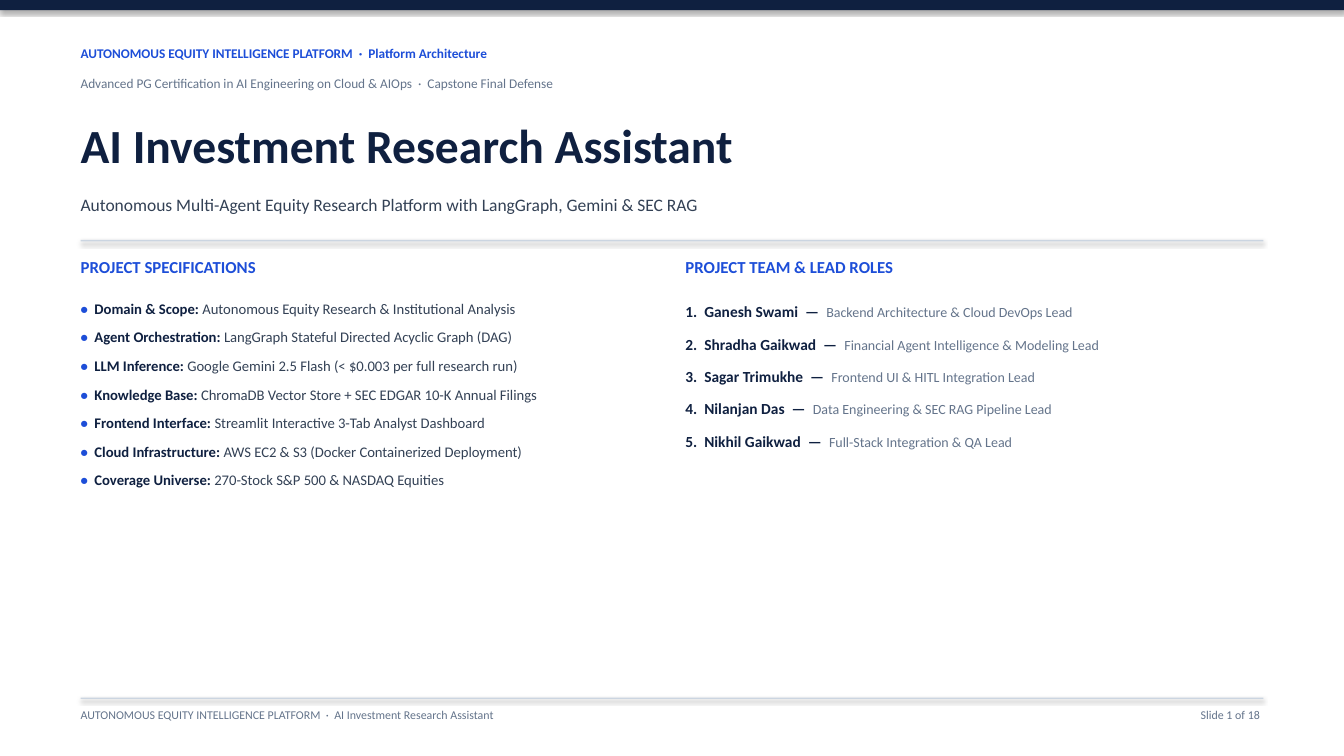
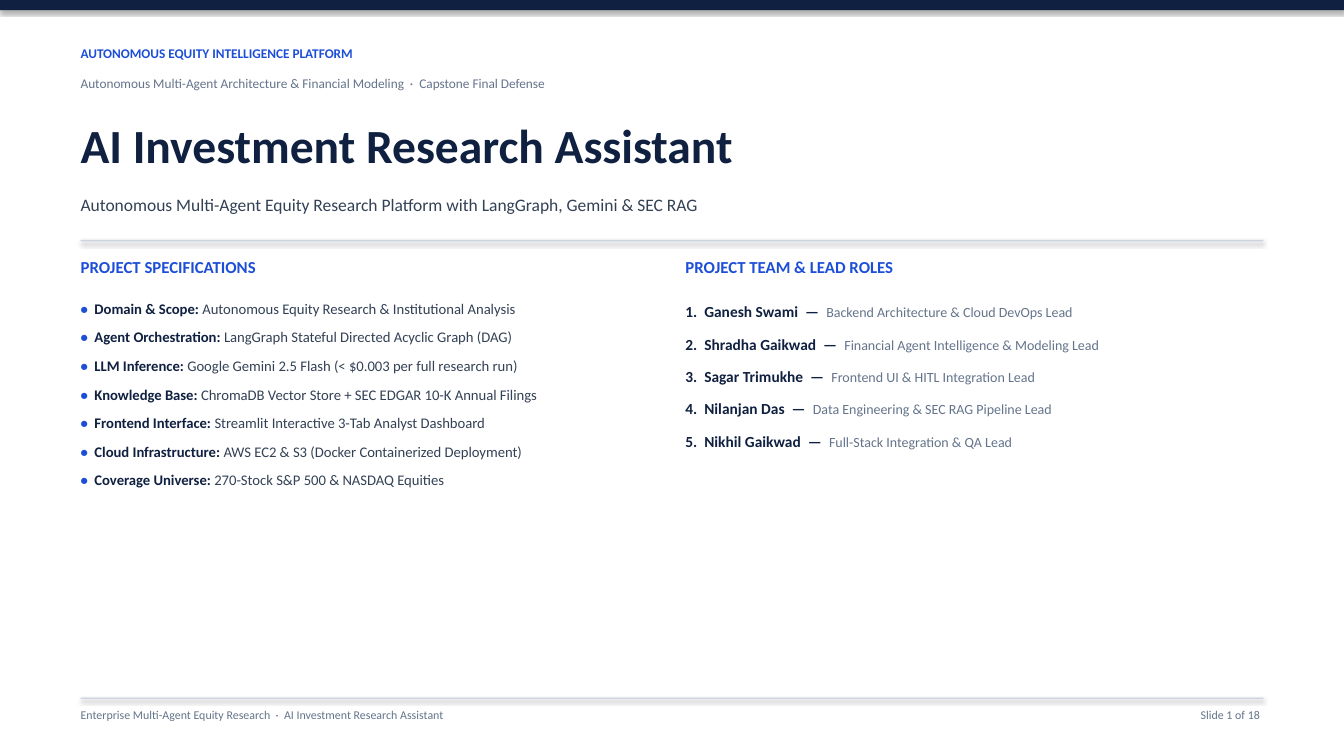
Before and after one commit to SagarTrimukhe/ai-investment-research-assistant, a slide deck: slide 1 of CAPSTONE_PROJECT_PRESENTATION.pptx. Drawn at 1344x756 pixels with LibreOffice and Linux fonts; fonts in the diff are those of the drawing. Boxes give left, top, right and bottom in pixels: in the first picture for what was removed or moved away, otherwise in the second. Text is boxed around its words. In the diff, an @@ line names an element or a change of style, - is before the commit and + after.

```diff
--- a/CAPSTONE_PROJECT_PRESENTATION.pptx
+++ b/CAPSTONE_PROJECT_PRESENTATION.pptx
@@ text at (81,49,353,60): text changed @@
-AUTONOMOUS EQUITY INTELLIGENCE PLATFORM · Platform Architecture
+AUTONOMOUS EQUITY INTELLIGENCE PLATFORM
@@ text at (81,79,545,90): text changed @@
-Advanced PG Certification in AI Engineering on Cloud & AIOps · Capstone Final Defense
+Autonomous Multi-Agent Architecture & Financial Modeling · Capstone Final Defense
@@ text at (81,711,443,721): text changed @@
-AUTONOMOUS EQUITY INTELLIGENCE PLATFORM · AI Investment Research Assistant
+Enterprise Multi-Agent Equity Research · AI Investment Research Assistant
```
Also in this commit, not shown: 17 other slides changed, 3 other files.
